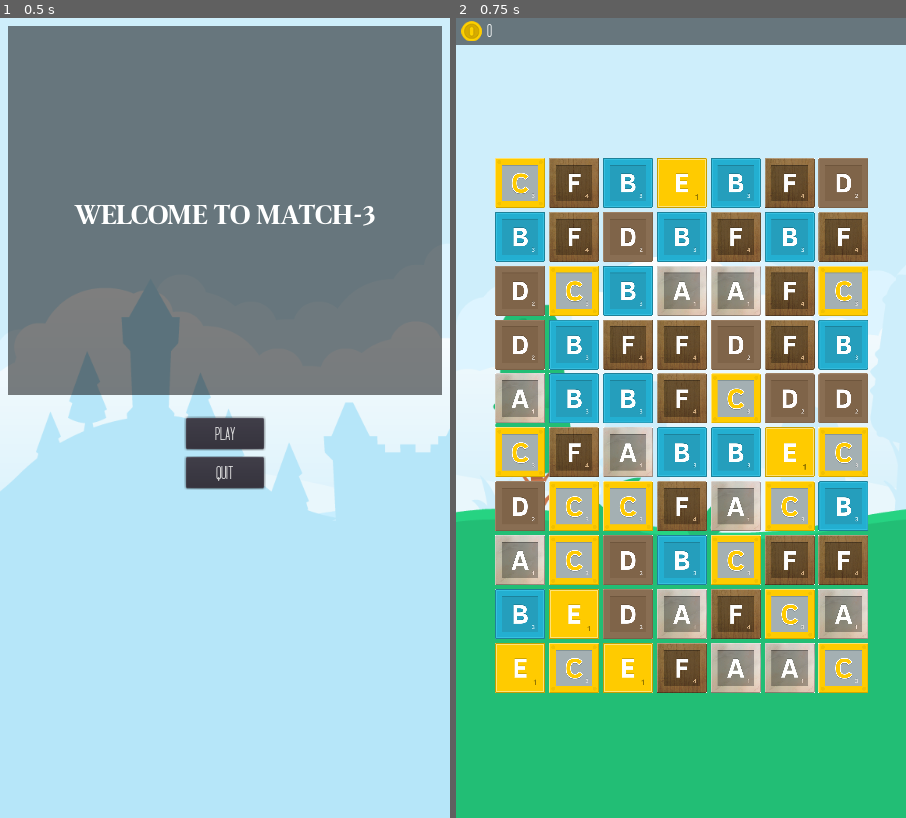
Above: before the commit, frames 1-2 (left to right).
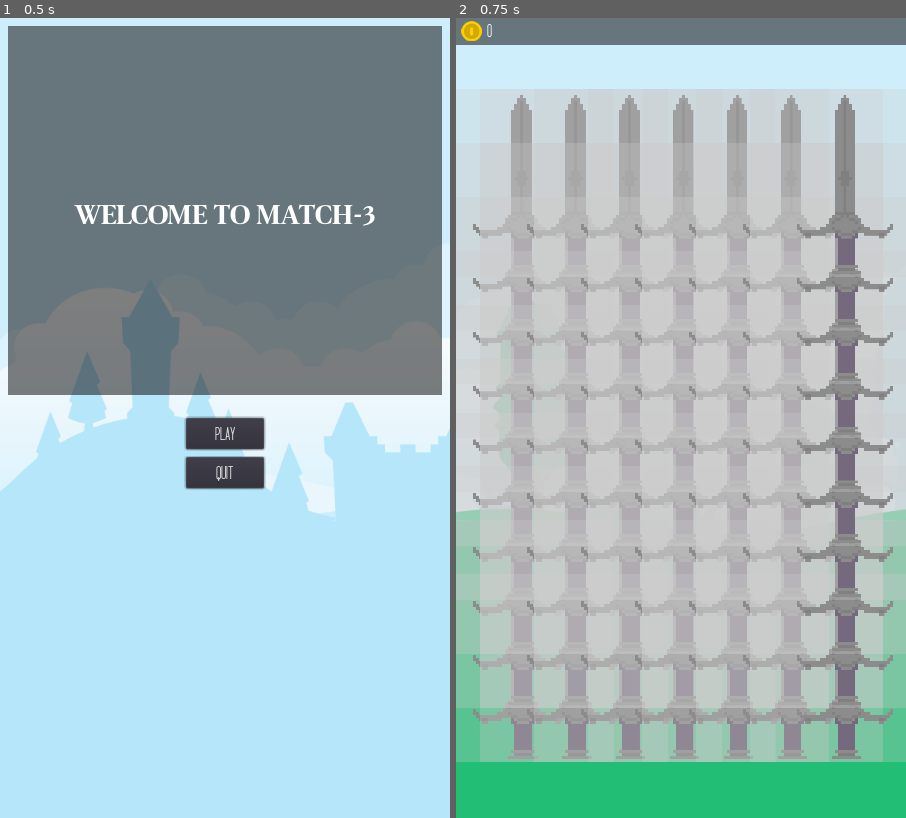
Above: after the commit, the same moments.

Repository: Deakon-Booher/Match-3
Game: Godot game, scene res://UI/Menu.tscn
Two runs of this game, one before a commit and one after it. Both use one fixed random seed, a clock stepped at 60 frames per second and the inputs below. Sound files missing from this copy of the repository are replaced by a short silence.
Inputs:
- Up to frame 1 (0.5 s): no input
- Up to frame 2 (0.75 s): click "Play" at 0.5 s

Frame 1 is identical in both runs. In frame 2, 78% of the frame differs, in the area x 0-100%, y 8-93%.
Error after the commit: Invalid get index 'texture' (on base: 'AnimatedSprite'). (res://Pieces/Piece.gd:25)

Commit message:
Tried getting the sprites in

Diff:
--- a/Pieces/A.tscn
+++ b/Pieces/A.tscn
@@ -3,4 +3,4 @@
 [ext_resource path="res://Pieces/Piece.tscn" type="PackedScene" id=1]
 
 [node name="Piece" instance=ExtResource( 1 )]
-color = "A"
+color = "sword-done or var"
--- a/Pieces/Piece.tscn
+++ b/Pieces/Piece.tscn
@@ -1,8 +1,166 @@
-[gd_scene load_steps=10 format=2]
+[gd_scene load_steps=41 format=2]
 
 [ext_resource path="res://Pieces/Piece.gd" type="Script" id=1]
-[ext_resource path="res://Assets/letter_A.png" type="Texture" id=2]
+[ext_resource path="res://Assets/sword-done or var.png" type="Texture" id=2]
 [ext_resource path="res://Assets/star.png" type="Texture" id=3]
+
+[sub_resource type="AtlasTexture" id=7]
+flags = 4
+atlas = ExtResource( 2 )
+region = Rect2( 0, 0, 960, 960 )
+
+[sub_resource type="AtlasTexture" id=8]
+flags = 4
+atlas = ExtResource( 2 )
+region = Rect2( 960, 0, 960, 960 )
+
+[sub_resource type="AtlasTexture" id=9]
+flags = 4
+atlas = ExtResource( 2 )
+region = Rect2( 1920, 0, 960, 960 )
+
+[sub_resource type="AtlasTexture" id=10]
+flags = 4
+atlas = ExtResource( 2 )
+region = Rect2( 2880, 0, 960, 960 )
+
+[sub_resource type="AtlasTexture" id=11]
+flags = 4
+atlas = ExtResource( 2 )
+region = Rect2( 3840, 0, 960, 960 )
+
+[sub_resource type="AtlasTexture" id=12]
+flags = 4
+atlas = ExtResource( 2 )
+region = Rect2( 0, 960, 960, 960 )
+
+[sub_resource type="AtlasTexture" id=13]
+flags = 4
+atlas = ExtResource( 2 )
+region = Rect2( 960, 960, 960, 960 )
+
+[sub_resource type="AtlasTexture" id=14]
+flags = 4
+atlas = ExtResource( 2 )
+region = Rect2( 1920, 960, 960, 960 )
+
+[sub_resource type="AtlasTexture" id=15]
+flags = 4
+atlas = ExtResource( 2 )
+region = Rect2( 2880, 960, 960, 960 )
+
+[sub_resource type="AtlasTexture" id=16]
+flags = 4
+atlas = ExtResource( 2 )
+region = Rect2( 3840, 960, 960, 960 )
+
+[sub_resource type="AtlasTexture" id=17]
+flags = 4
+atlas = ExtResource( 2 )
+region = Rect2( 0, 1920, 960, 960 )
+
+[sub_resource type="AtlasTexture" id=18]
+flags = 4
+atlas = ExtResource( 2 )
+region = Rect2( 960, 1920, 960, 960 )
+
+[sub_resource type="AtlasTexture" id=19]
+flags = 4
+atlas = ExtResource( 2 )
+region = Rect2( 1920, 1920, 960, 960 )
+
+[sub_resource type="AtlasTexture" id=20]
+flags = 4
+atlas = ExtResource( 2 )
+region = Rect2( 2880, 1920, 960, 960 )
+
+[sub_resource type="AtlasTexture" id=21]
+flags = 4
+atlas = ExtResource( 2 )
+region = Rect2( 3840, 1920, 960, 960 )
+
+[sub_resource type="AtlasTexture" id=22]
+flags = 4
+atlas = ExtResource( 2 )
+region = Rect2( 0, 2880, 960, 960 )
+
+[sub_resource type="AtlasTexture" id=23]
+flags = 4
+atlas = ExtResource( 2 )
+region = Rect2( 960, 2880, 960, 960 )
+
+[sub_resource type="AtlasTexture" id=24]
+flags = 4
+atlas = ExtResource( 2 )
+region = Rect2( 1920, 2880, 960, 960 )
+
+[sub_resource type="AtlasTexture" id=25]
+flags = 4
+atlas = ExtResource( 2 )
+region = Rect2( 2880, 2880, 960, 960 )
+
+[sub_resource type="AtlasTexture" id=26]
+flags = 4
+atlas = ExtResource( 2 )
+region = Rect2( 3840, 2880, 960, 960 )
+
+[sub_resource type="AtlasTexture" id=27]
+flags = 4
+atlas = ExtResource( 2 )
+region = Rect2( 0, 3840, 960, 960 )
+
+[sub_resource type="AtlasTexture" id=28]
+flags = 4
+atlas = ExtResource( 2 )
+region = Rect2( 960, 3840, 960, 960 )
+
+[sub_resource type="AtlasTexture" id=29]
+flags = 4
+atlas = ExtResource( 2 )
+region = Rect2( 1920, 3840, 960, 960 )
+
+[sub_resource type="AtlasTexture" id=30]
+flags = 4
+atlas = ExtResource( 2 )
+region = Rect2( 2880, 3840, 960, 960 )
+
+[sub_resource type="AtlasTexture" id=31]
+flags = 4
+atlas = ExtResource( 2 )
+region = Rect2( 3840, 3840, 960, 960 )
+
+[sub_resource type="AtlasTexture" id=32]
+flags = 4
+atlas = ExtResource( 2 )
+region = Rect2( 0, 4800, 960, 960 )
+
+[sub_resource type="AtlasTexture" id=33]
+flags = 4
+atlas = ExtResource( 2 )
+region = Rect2( 960, 4800, 960, 960 )
+
+[sub_resource type="AtlasTexture" id=34]
+flags = 4
+atlas = ExtResource( 2 )
+region = Rect2( 1920, 4800, 960, 960 )
+
+[sub_resource type="AtlasTexture" id=35]
+flags = 4
+atlas = ExtResource( 2 )
+region = Rect2( 2880, 4800, 960, 960 )
+
+[sub_resource type="AtlasTexture" id=36]
+flags = 4
+atlas = ExtResource( 2 )
+region = Rect2( 3840, 4800, 960, 960 )
+
+[sub_resource type="SpriteFrames" id=37]
+animations = [ {
+"frames": [ SubResource( 7 ), SubResource( 8 ), SubResource( 9 ), SubResource( 10 ), SubResource( 11 ), SubResource( 12 ), SubResource( 13 ), SubResource( 14 ), SubResource( 15 ), SubResource( 16 ), SubResource( 17 ), SubResource( 18 ), SubResource( 19 ), SubResource( 20 ), SubResource( 21 ), SubResource( 22 ), SubResource( 23 ), SubResource( 24 ), SubResource( 25 ), SubResource( 26 ), SubResource( 27 ), SubResource( 28 ), SubResource( 29 ), SubResource( 30 ), SubResource( 31 ), SubResource( 32 ), SubResource( 33 ), SubResource( 34 ), SubResource( 35 ), SubResource( 36 ) ],
+"loop": true,
+"name": "default",
+"speed": 5.0
+} ]
 
 [sub_resource type="Gradient" id=1]
 offsets = PoolRealArray( 0, 0.511429, 1 )
@@ -38,9 +196,9 @@
 [node name="Piece" type="Node2D"]
 script = ExtResource( 1 )
 
-[node name="Sprite" type="Sprite" parent="."]
+[node name="Sprite" type="AnimatedSprite" parent="."]
 scale = Vector2( 0.25, 0.25 )
-texture = ExtResource( 2 )
+frames = SubResource( 37 )
 
 [node name="Selected" type="Particles2D" parent="."]
 emitting = false
Binary file added: Assets/Hammer-animated sprite.png
Binary file added: Assets/axe-animated sprite.png
Binary file added: Assets/bow-animated sprite.png
Binary file added: Assets/castle background.png
Binary file added: Assets/crossbow-animated sprite.png
Binary file added: Assets/nature background.png
Binary file added: Assets/shield-animated sprite correct-var.png
Binary file added: Assets/sword-done or var.png
Binary file added: Assets/town background.png
